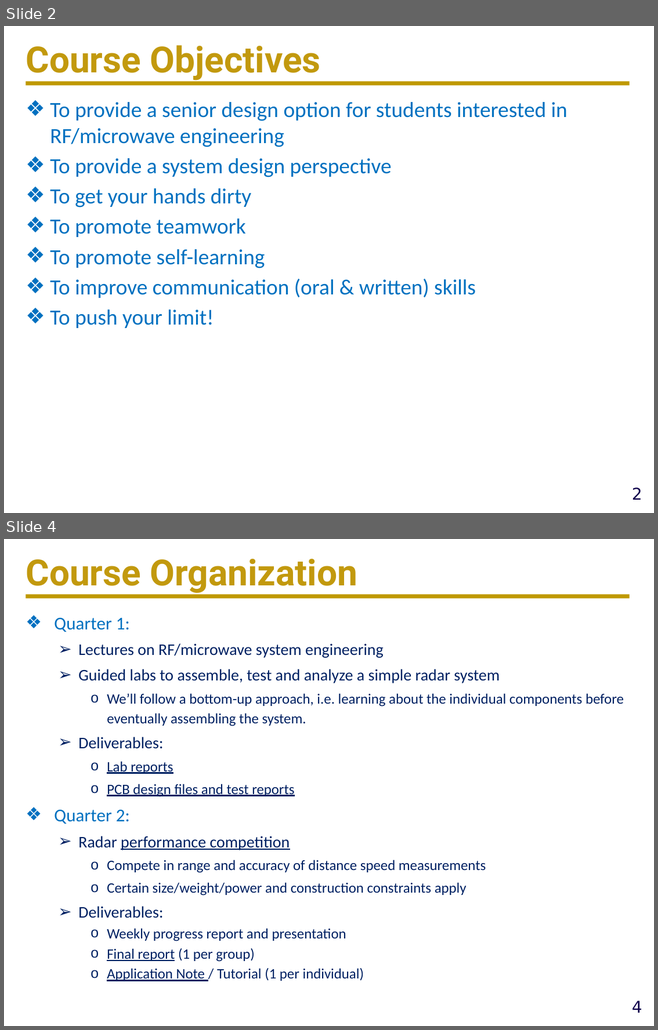
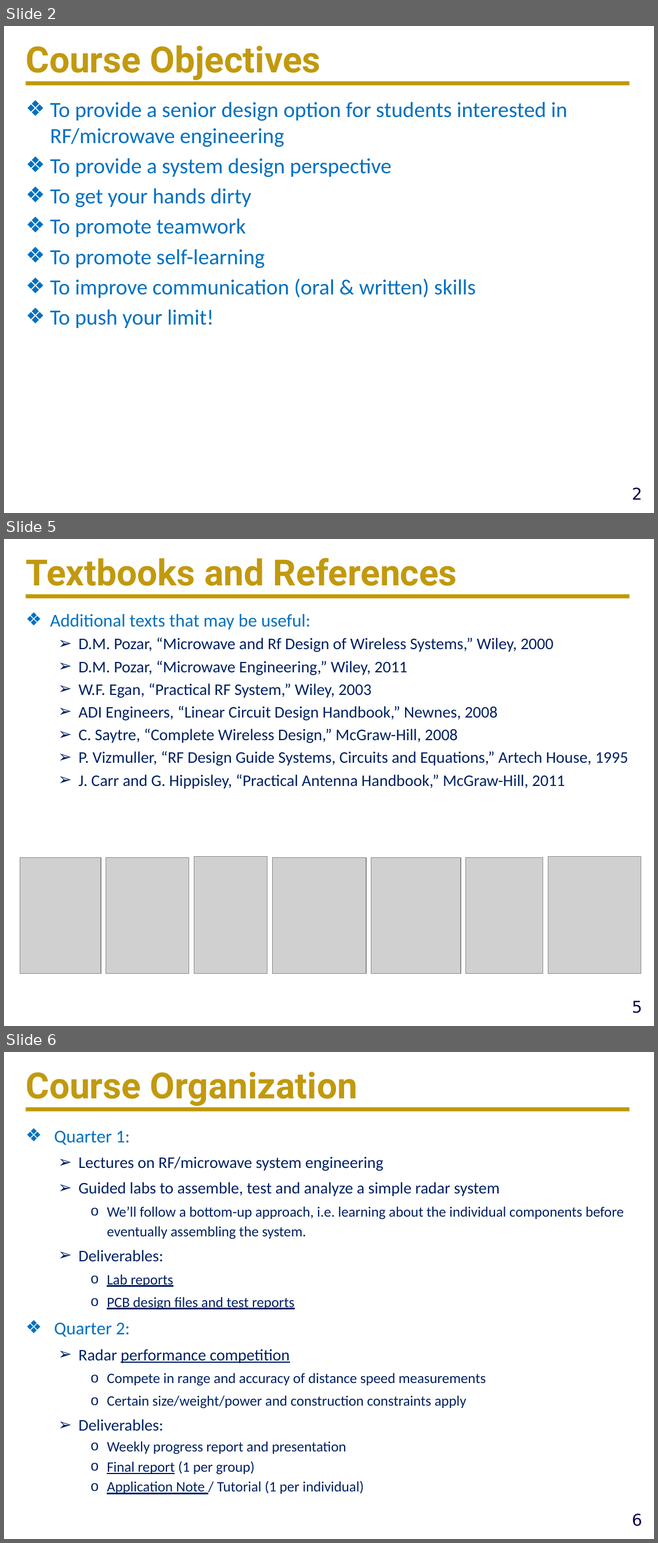
Before and after one commit to ucdart/UCD-EEC134, a slide deck: lectures/lec0/Lec0-CourseMechanisms.pptx. Shown one above the other, each under a label of ours: slides 2 and 4 before the commit, slides 2, 5 and 6 after it; the slides between them are not shown. The pictures are 658x1030 and 658x1543 pixels, drawn with LibreOffice and Linux fonts; fonts in the diff are those of the drawing; grey boxes stand for pictures; background and template pictures are left out. Boxes give left, top, right and bottom in pixels: in the first picture for what was removed or moved away, otherwise in the second. Text is boxed around its words. In the diff, an @@ line names an element or a change of style, - is before the commit and + after.

```diff
--- a/lectures/lec0/Lec0-CourseMechanisms.pptx
+++ b/lectures/lec0/Lec0-CourseMechanisms.pptx
@@ slide 5 added at [4,539,654,1026], background #FFFFFF; not listed: 2 template elements that a slide beside it also shows @@
@@ title added at [25,558,457,595], 40 pt, text #C2990E, bold @@
+Textbooks and References
@@ text added at [50,614,628,789], 18 pt, text #002062 @@
+❖ Additional texts that may be useful:
+  ➢ D.M. Pozar, “Microwave and Rf Design of Wireless Systems,” Wiley, 2000
+  ➢ D.M. Pozar, “Microwave Engineering,” Wiley, 2011
+  ➢ W.F. Egan, “Practical RF System,” Wiley, 2003
+  ➢ ADI Engineers, “Linear Circuit Design Handbook,” Newnes, 2008
+  ➢ C. Saytre, “Complete Wireless Design,” McGraw-Hill, 2008
+  ➢ P. Vizmuller, “RF Design Guide Systems, Circuits and Equations,” Artech House, 1995
+  ➢ J. Carr and G. Hippisley, “Practical Antenna Handbook,” McGraw-Hill, 2011
@@ picture added at [20,857,101,973] @@
@@ picture added at [106,857,189,973] @@
@@ picture added at [194,857,267,973] @@
@@ picture added at [273,857,366,973] @@
@@ picture added at [371,857,460,973] @@
@@ picture added at [466,857,542,973] @@
@@ picture added at [547,857,641,973] @@
@@ what was slide 4 is now slide 6 @@
@@ page number at [632,1514,642,1526]: text changed @@
-4
+6
```
Also in this commit, not shown: 8 slides changed, 4 other slides added, 4 other files.
